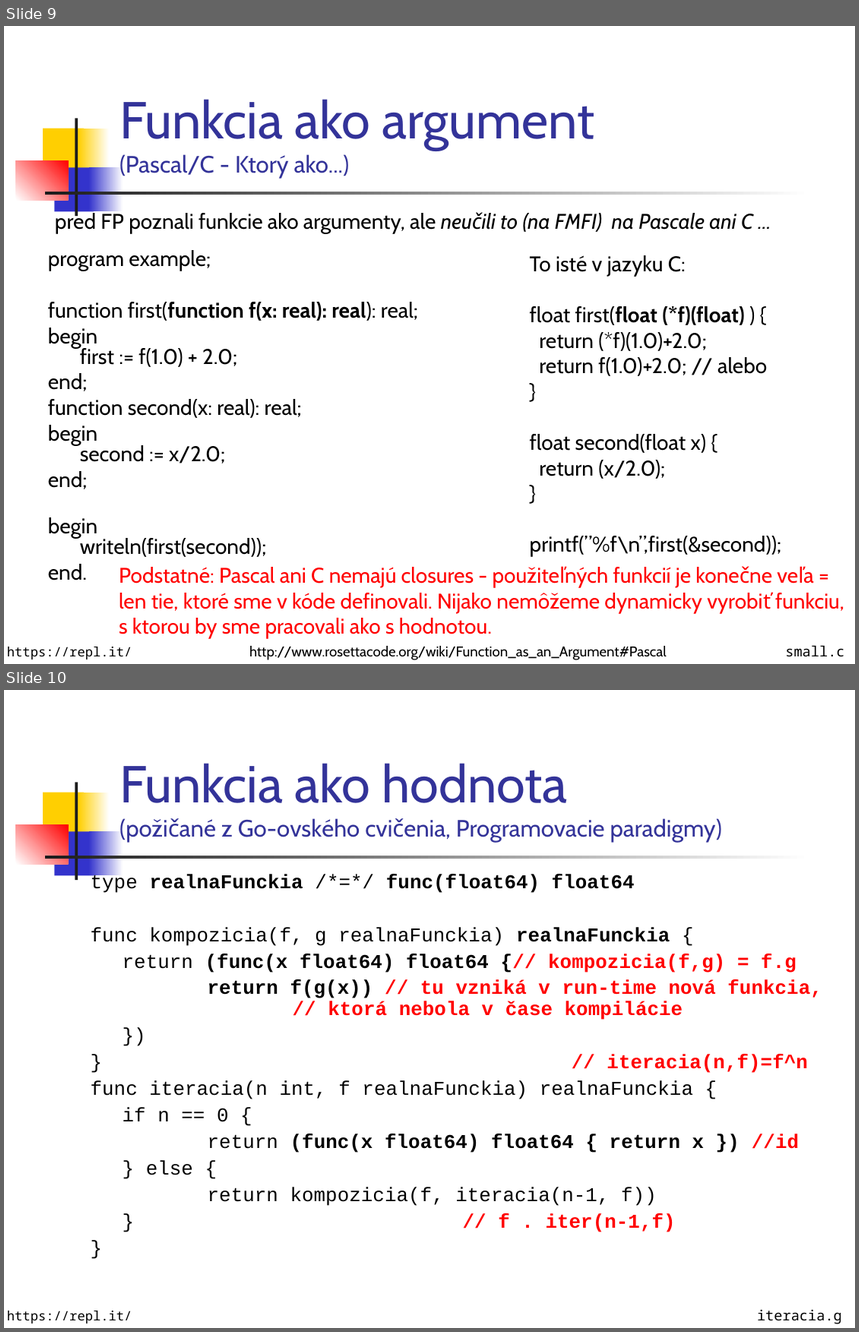
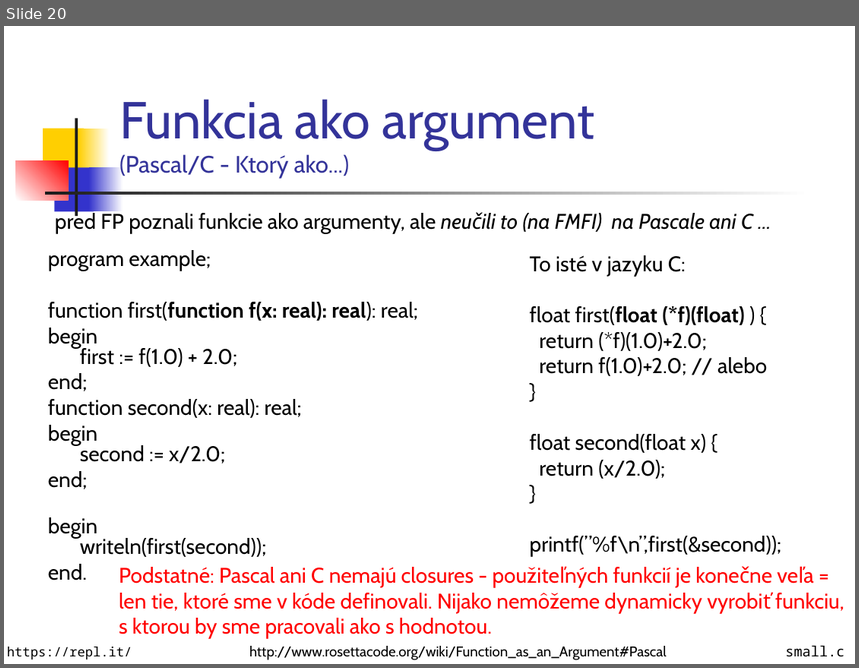
Before and after one commit to Funkcionalne/Prednasky, a slide deck: 01/01_fpro.ppt. Shown one above the other, each under a label of ours: slides 9 and 10 before the commit, slide 20 after it. The pictures are 859x1332 and 859x668 pixels, drawn with LibreOffice and Linux fonts; fonts in the diff are those of the drawing. Boxes give left, top, right and bottom in pixels: in the first picture for what was removed or moved away, otherwise in the second. Text is boxed around its words. In the diff, an @@ line names an element or a change of style, - is before the commit and + after.

```diff
--- a/01/01_fpro.ppt
+++ b/01/01_fpro.ppt
@@ slide 10 removed at [4,690,855,1328], background #FFFFFF; not listed: 7 template elements that a slide beside it also shows @@
@@ title removed at [120,763,716,842] @@
-Funkcia ako hodnota
-(požičané z Go-ovského cvičenia, Programovacie paradigmy)
@@ text removed at [91,874,822,1233] @@
-type realnaFunckia /*=*/ func(float64) float64
-func kompozicia(f, g realnaFunckia) realnaFunckia {
-return (func(x float64) float64 {// kompozicia(f,g) = f.g
-return f(g(x)) // tu vzniká v run-time nová funkcia, // ktorá nebola v čase kompilácie
-})
-} // iteracia(n,f)=f^n
-func iteracia(n int, f realnaFunckia) realnaFunckia {
-if n == 0 {
-return (func(x float64) float64 { return x }) //id
-} else {
-return kompozicia(f, iteracia(n-1, f))
-} // f . iter(n-1,f)
-}
@@ text removed at [7,1311,132,1324] @@
-https://repl.it/
@@ text removed at [757,1310,842,1325] @@
-iteracia.go
@@ what was slide 9 is now slide 20 @@
```
Also in this commit, not shown: 9 slides changed, 11 slides added, 7 other slides removed, 4 other files.
